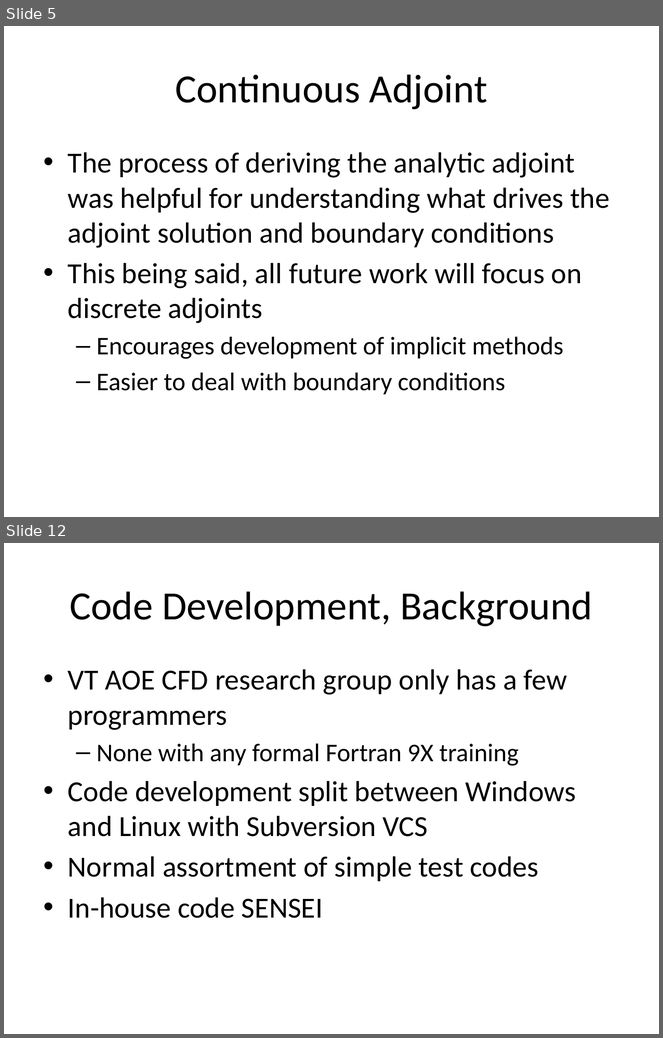
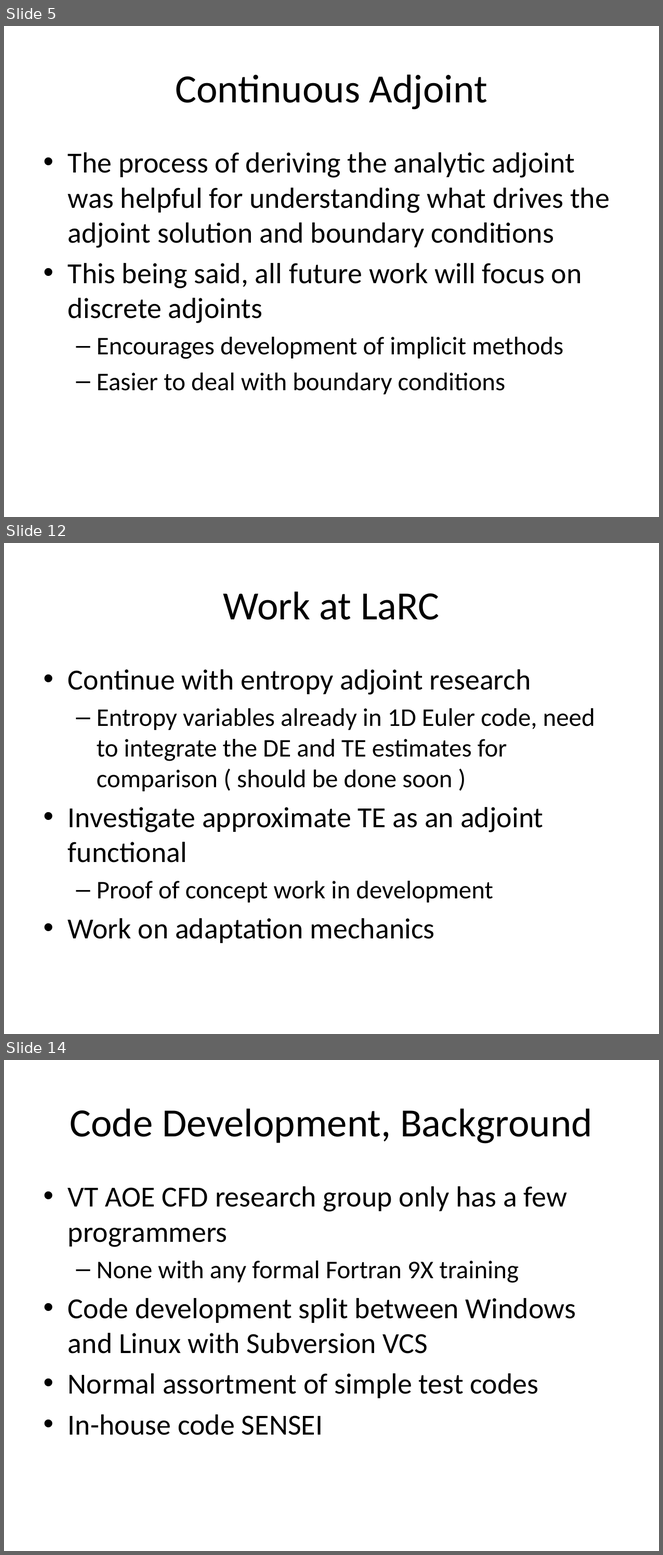
Before and after one commit to jderlaga/Presentations, a slide deck: June_Overview.pptx. Shown one above the other, each under a label of ours: slides 5 and 12 before the commit, slides 5, 12 and 14 after it; the slides between them are not shown. The pictures are 663x1038 and 663x1555 pixels, drawn with LibreOffice and Linux fonts; fonts in the diff are those of the drawing. Boxes give left, top, right and bottom in pixels: in the first picture for what was removed or moved away, otherwise in the second. Text is boxed around its words. In the diff, an @@ line names an element or a change of style, - is before the commit and + after.

```diff
--- a/June_Overview.pptx
+++ b/June_Overview.pptx
@@ slide 12 added at [4, 543, 659, 1034], background #FFFFFF @@
@@ title added at [223, 591, 439, 620], 44 pt, text #000000 @@
+Work at LaRC
@@ text added at [68, 669, 595, 943], 28 pt, text #000000 @@
+• Continue with entropy adjoint research
+  – Entropy variables already in 1D Euler code, need to integrate the DE and TE estimates for comparison ( should be done soon )
+• Investigate approximate TE as an adjoint functional
+  – Proof of concept work in development
+• Work on adaptation mechanics
@@ what was slide 12 is now slide 14 @@
```
Also in this commit, not shown: 12 slides changed, 1 other slide added.
